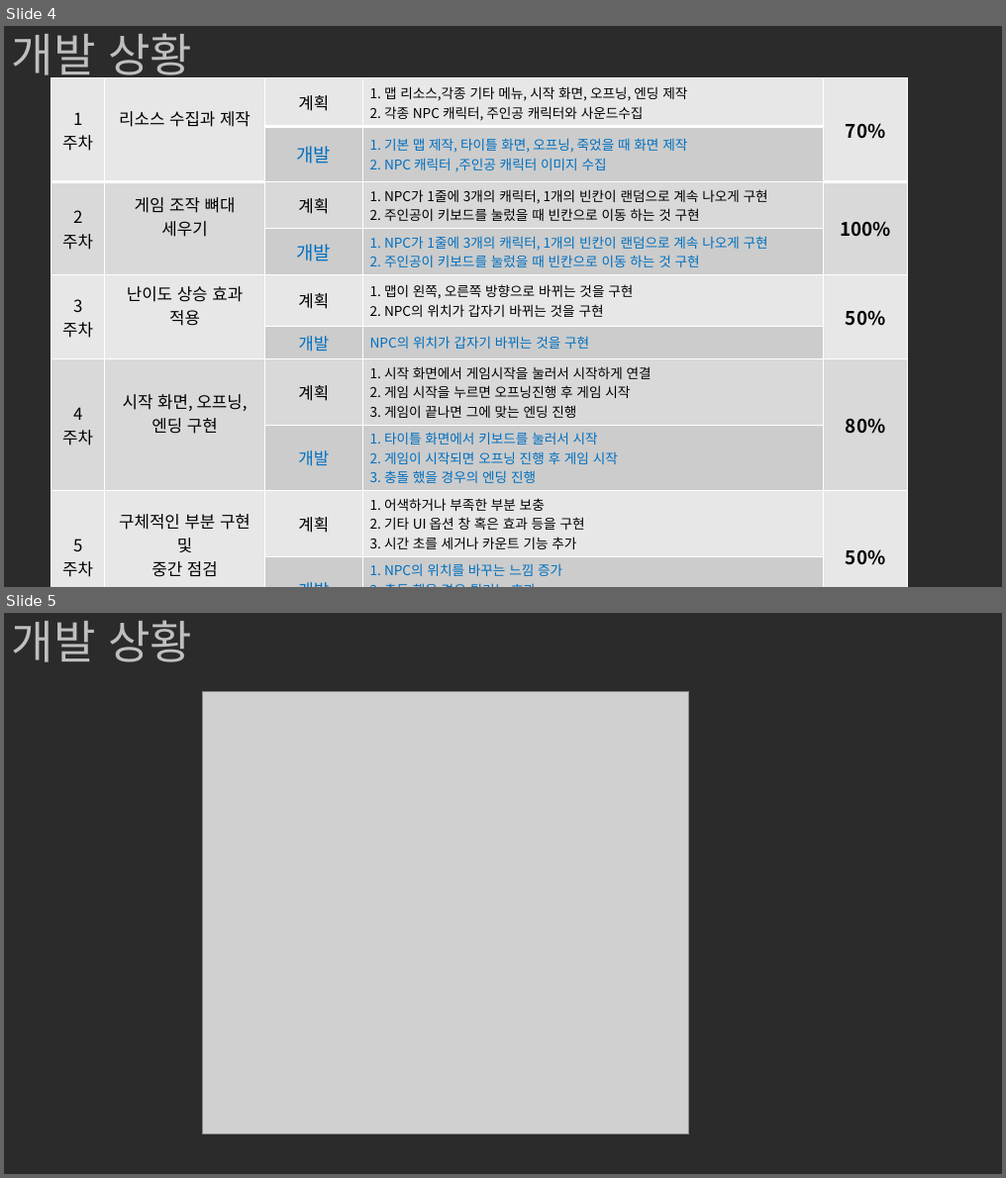
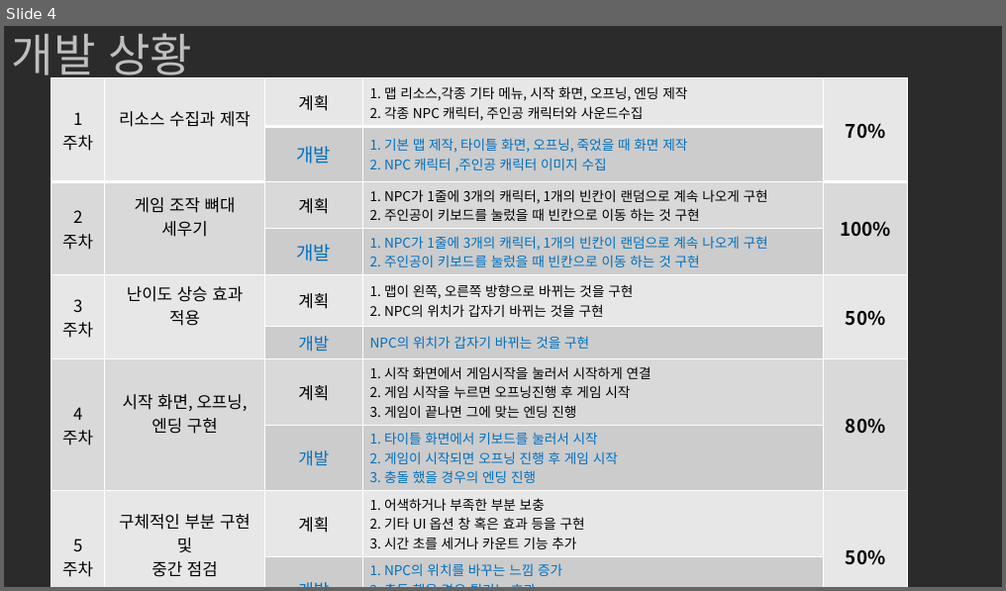
Before and after one commit to Oongim/Project-Notebook, a slide deck: Presentation/중간발표.pptm. Shown one above the other, each under a label of ours: slides 4 and 5 before the commit, slide 4 after it. The pictures are 1006x1178 and 1006x591 pixels, drawn with LibreOffice and Linux fonts; fonts in the diff are those of the drawing; grey boxes stand for pictures; background and template pictures are left out; a plain dark background stands for a picture behind light text. Boxes give left, top, right and bottom in pixels: in the first picture for what was removed or moved away, otherwise in the second. Text is boxed around its words. In the diff, an @@ line names an element or a change of style, - is before the commit and + after.

```diff
--- a/Presentation/중간발표.pptm
+++ b/Presentation/중간발표.pptm
@@ slide 5 removed at (x1=4, y1=613, x2=1002, y2=1174), background picture (left out) @@
@@ title removed at (x1=12, y1=620, x2=192, y2=663) @@
-개발 상황
@@ picture removed at (x1=203, y1=691, x2=689, y2=1135) @@
```
Also in this commit, not shown: 1 slide added, 2 other files.
